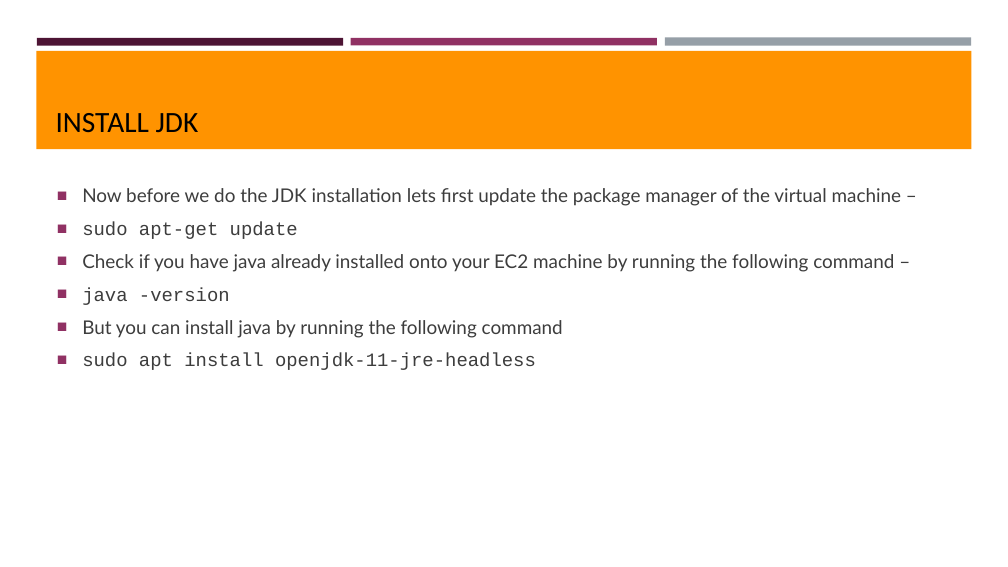
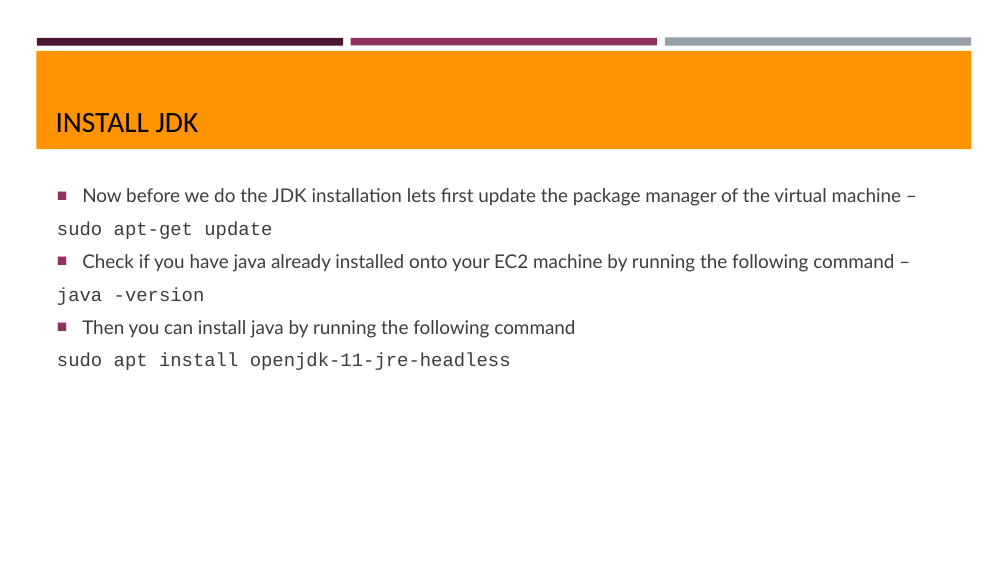
Before and after one commit to thulsidk1/k8s-jenkins-aws, a slide deck: slide 21 of Jenkins-Deploy-toK8S.pptx. Drawn at 1008x567 pixels with LibreOffice and Linux fonts; fonts in the diff are those of the drawing; background and template pictures are left out. Boxes give left, top, right and bottom in pixels: in the first picture for what was removed or moved away, otherwise in the second. Text is boxed around its words. In the diff, an @@ line names an element or a change of style, - is before the commit and + after.

```diff
--- a/Jenkins-Deploy-toK8S.pptx
+++ b/Jenkins-Deploy-toK8S.pptx
@@ text at <box>57,222,511,370</box>: bullet ■ to none @@
@@ text at <box>82,320,575,338</box>: text changed @@
-■ But you can install java by running the following command
+■ Then you can install java by running the following command
```
Also in this commit, not shown: 9 other slides changed.
